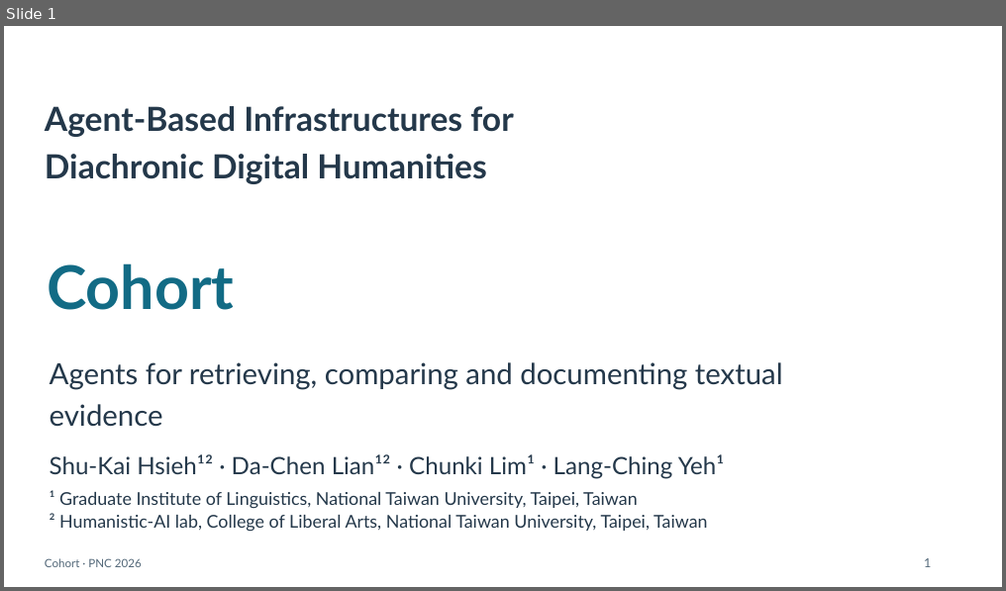
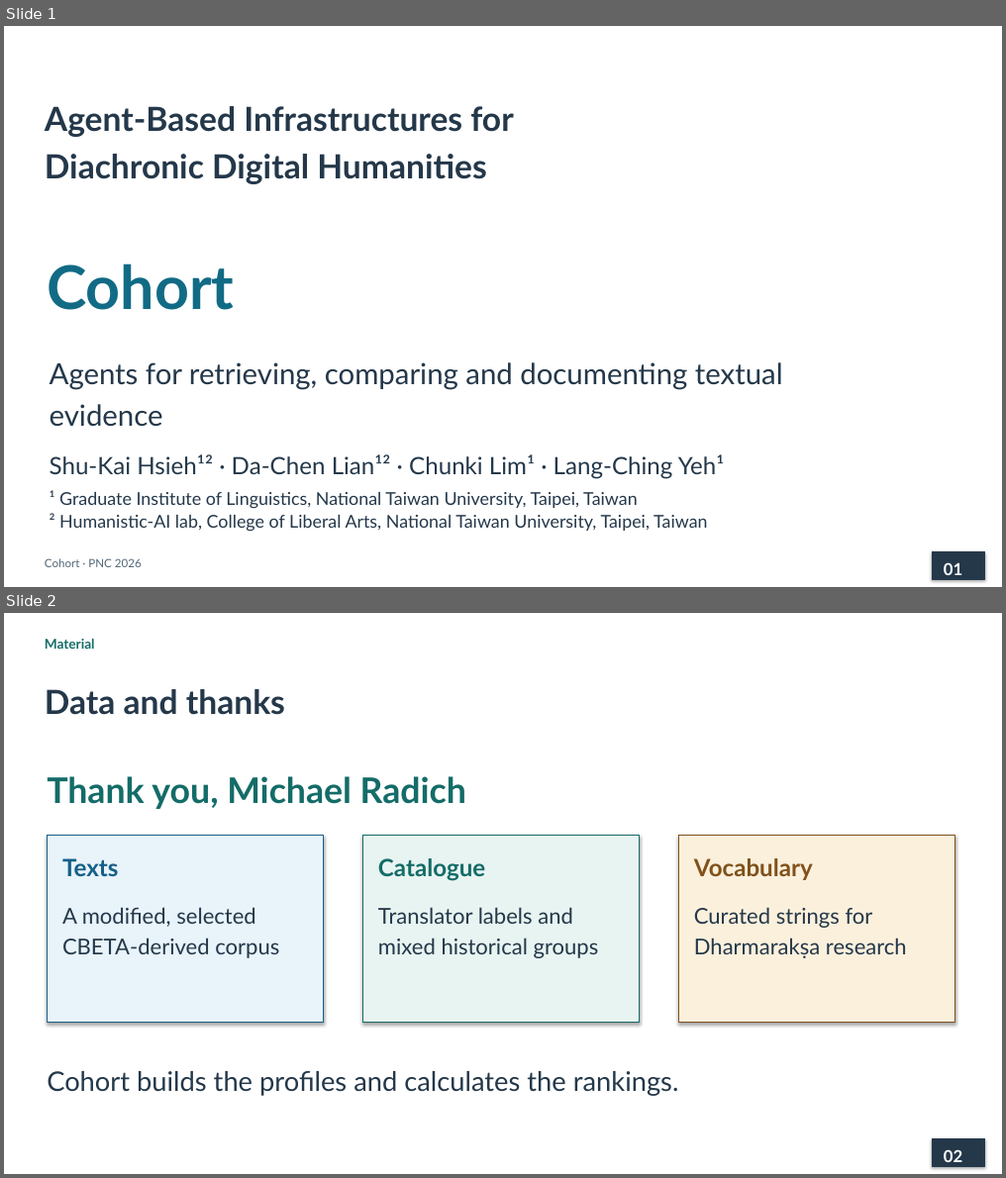
Before and after one commit to lopentu/cohort, a slide deck: docs/presentation/cohort-pnc-2026.pptx. Shown one above the other, each under a label of ours: slide 1 before the commit, slides 1 and 2 after it. The pictures are 1006x591 and 1006x1178 pixels, drawn with LibreOffice and Linux fonts; fonts in the diff are those of the drawing. Boxes give left, top, right and bottom in pixels: in the first picture for what was removed or moved away, otherwise in the second. Text is boxed around its words. In the diff, an @@ line names an element or a change of style, - is before the commit and + after.

```diff
--- a/docs/presentation/cohort-pnc-2026.pptx
+++ b/docs/presentation/cohort-pnc-2026.pptx
@@ slide 2 added at <box>4,613,1002,1174</box>, background #FFFFFF @@
@@ text added at <box>45,639,95,649</box>, 13 pt, text #146C68, bold @@
+Material
@@ text added at <box>45,689,285,715</box>, 32 pt, text #24384A, bold @@
+Data and thanks
@@ text added at <box>47,776,466,809</box>, 34 pt, text #146C68, bold @@
+Thank you, Michael Radich
@@ rectangle added at <box>47,836,324,1023</box>, fill #E8F3FA, outline #155F88 1 pt @@
@@ rectangle added at <box>362,836,640,1023</box>, fill #E8F4F1, outline #146C68 1 pt @@
@@ rectangle added at <box>678,836,955,1023</box>, fill #FBF0DC, outline #80511B 1 pt @@
@@ text added at <box>62,859,118,876</box>, 23 pt, text #155F88, bold @@
+Texts
@@ text added at <box>378,859,485,881</box>, 23 pt, text #146C68, bold @@
+Catalogue
@@ text added at <box>694,859,813,880</box>, 23 pt, text #80511B, bold @@
+Vocabulary
@@ text added at <box>62,907,279,959</box>, 21 pt, text #24384A @@
+A modified, selected
+CBETA-derived corpus
@@ text added at <box>378,907,599,959</box>, 21 pt, text #24384A @@
+Translator labels and
+mixed historical groups
@@ text added at <box>694,907,907,959</box>, 21 pt, text #24384A @@
+Curated strings for
+Dharmarakṣa research
@@ text added at <box>47,1071,679,1096</box>, 26 pt, text #24384A @@
+Cohort builds the profiles and calculates the rankings.
@@ rectangle added at <box>933,1140,985,1166</box>, fill #24384A, outline #24384A 1 pt @@
@@ text added at <box>944,1150,962,1162</box>, 16 pt, text #FFFFFF, bold @@
+02
@@ slide 1 changed as well @@
@@ text removed at <box>924,559,931,568</box> @@
-1
@@ rectangle added at <box>933,553,985,579</box>, fill #24384A, outline #24384A 1 pt @@
@@ text added at <box>944,563,962,575</box>, 16 pt, text #FFFFFF, bold @@
+01
```
Also in this commit, not shown: 18 other slides added, 34 slides removed, 6 other files.
